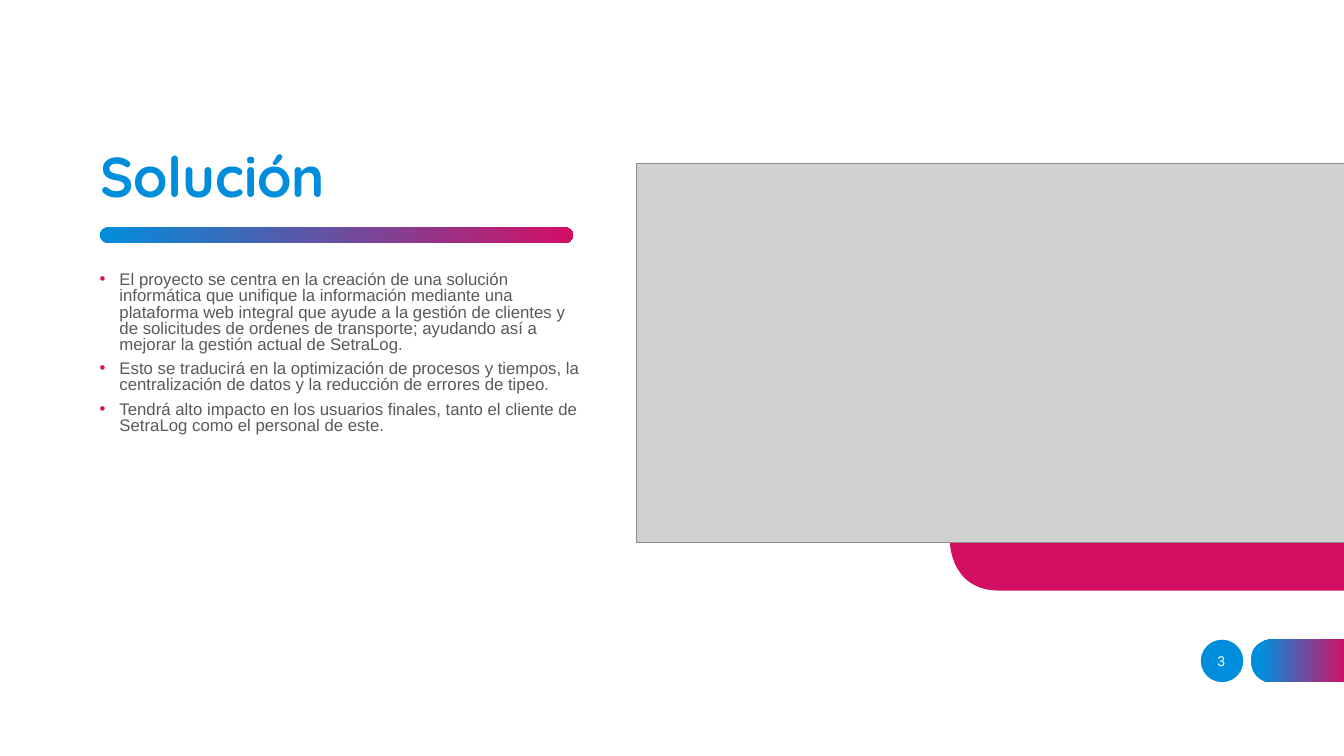
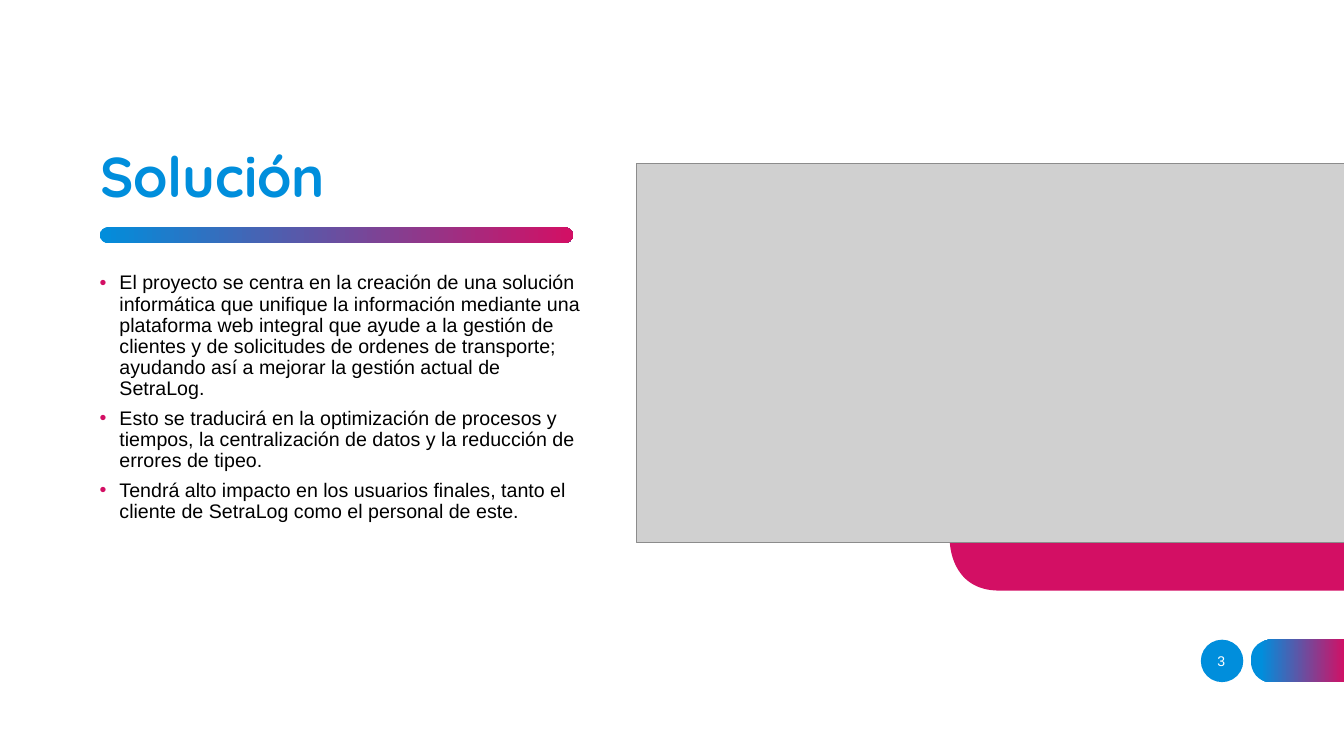
Before and after one commit to JonatanDSR/Capstone, a slide deck: slide 3 of Evidencias Grupales/Proyecto APT.pptx. Drawn at 1344x756 pixels with LibreOffice and Linux fonts; fonts in the diff are those of the drawing; grey boxes stand for pictures. Boxes give left, top, right and bottom in pixels: in the first picture for what was removed or moved away, otherwise in the second. Text is boxed around its words. In the diff, an @@ line names an element or a change of style, - is before the commit and + after.

```diff
--- a/Evidencias Grupales/Proyecto APT.pptx
+++ b/Evidencias Grupales/Proyecto APT.pptx
@@ text "El proyecto se centra en ..." at bbox=[119, 274, 580, 522]: size 12 to 14 pt, text colour #595959 to #000000; line spacing 0.8 to 0.9 @@
```
Also in this commit, not shown: 7 other slides changed.
